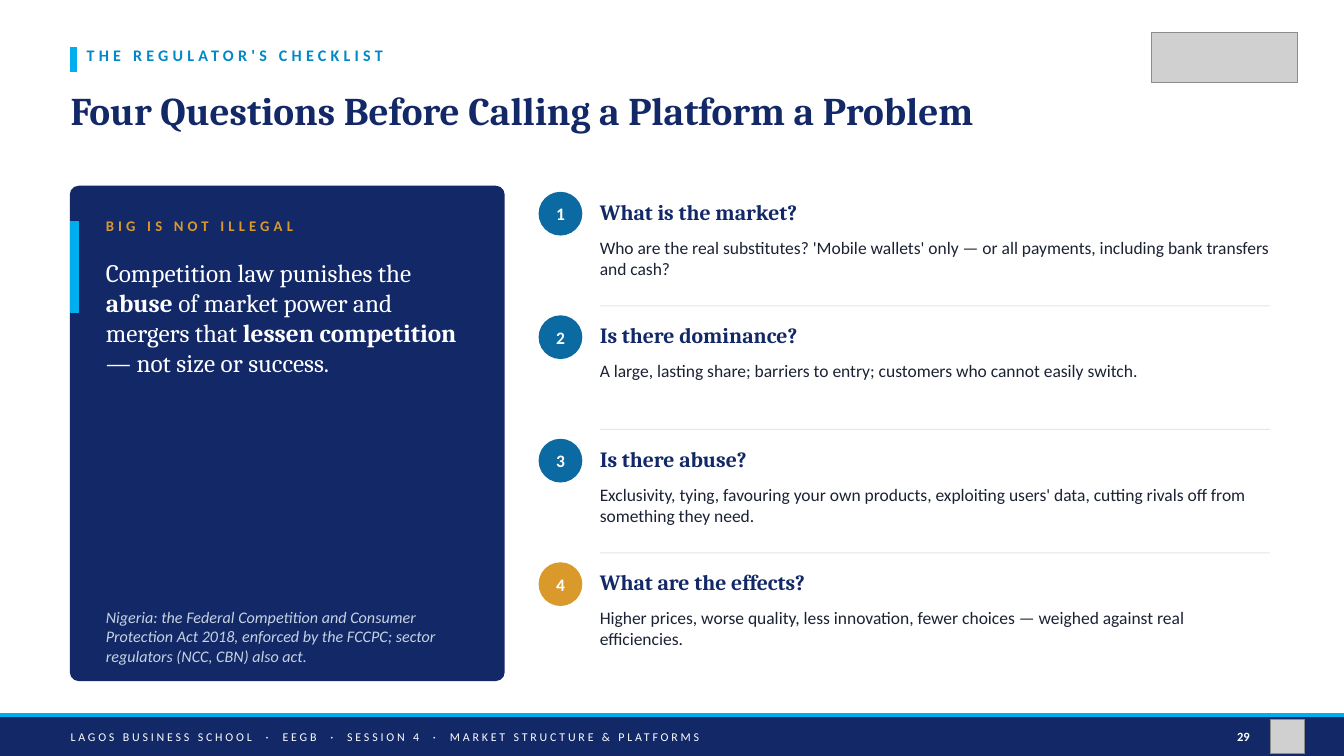
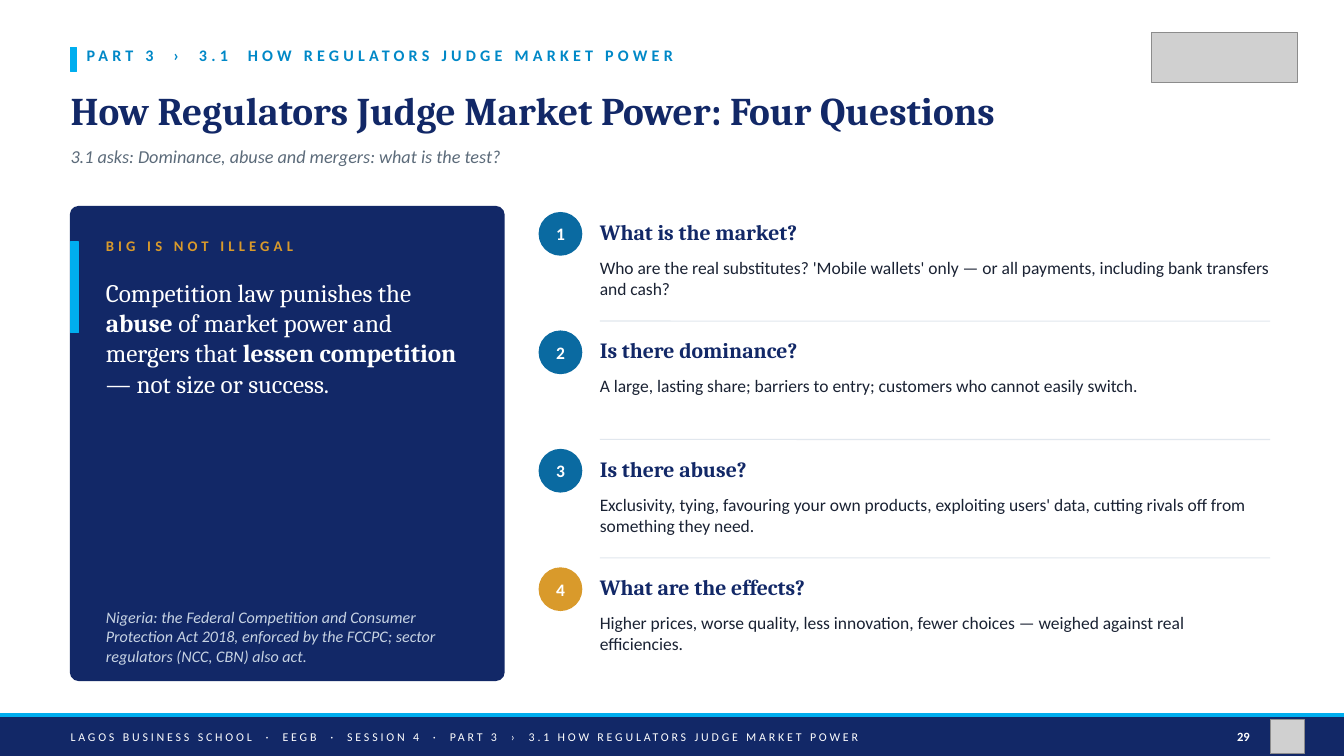
Before and after one commit to adibongo/eegb, a slide deck: slide 29 of sessions/s04/slides/EEGB_S04_Market_Structure_Platforms_Competition_Policy.pptx. Drawn at 1344x756 pixels with LibreOffice and Linux fonts; fonts in the diff are those of the drawing; grey boxes stand for pictures. Boxes give left, top, right and bottom in pixels: in the first picture for what was removed or moved away, otherwise in the second. Text is boxed around its words. In the diff, an @@ line names an element or a change of style, - is before the commit and + after.

```diff
--- a/sessions/s04/slides/EEGB_S04_Market_Structure_Platforms_Competition_Policy.pptx
+++ b/sessions/s04/slides/EEGB_S04_Market_Structure_Platforms_Competition_Policy.pptx
@@ text at box(145, 50, 228, 61): text changed @@
-THE REGULATOR'S CHECKLIST
+PART 3 › 3.1 HOW REGULATORS JUDGE MARKET POWER
@@ text at box(71, 97, 995, 134): text changed @@
-Four Questions Before Calling a Platform a Problem
+How Regulators Judge Market Power: Four Questions
@@ text added at box(71, 150, 501, 166), 13 pt, text #5C6B7A, italic @@
+3.1 asks: Dominance, abuse and mergers: what is the test?
@@ rounded rectangle: place and size @@
-rounded rectangle at box(71, 187, 504, 681)
+rounded rectangle at box(71, 207, 504, 681)
@@ 3 texts, 1 rectangle, 1 ellipse: place and size @@
-3 texts, 1 rectangle, 1 ellipse at box(71, 193, 797, 313)
+3 texts, 1 rectangle, 1 ellipse at box(71, 213, 797, 333)
@@ text "Who are the real substitutes? ...": place and size @@
-text "Who are the real substitutes? ..." at box(600, 242, 1269, 275)
+text "Who are the real substitutes? ..." at box(600, 262, 1269, 295)
@@ text "Competition law punishes the abuse ...": place and size @@
-text "Competition law punishes the abuse ..." at box(106, 264, 457, 373)
+text "Competition law punishes the abuse ..." at box(106, 284, 457, 394)
@@ 2 texts, 1 line, 1 ellipse: place and size @@
-2 texts, 1 line, 1 ellipse at box(539, 307, 1270, 358)
+2 texts, 1 line, 1 ellipse at box(539, 322, 1270, 374)
@@ text "A large, lasting share; barriers ...": place and size @@
-text "A large, lasting share; barriers ..." at box(600, 365, 1138, 380)
+text "A large, lasting share; barriers ..." at box(600, 380, 1138, 395)
@@ 2 texts, 1 ellipse, 1 line: place and size @@
-2 texts, 1 ellipse, 1 line at box(539, 430, 1270, 482)
+2 texts, 1 ellipse, 1 line at box(539, 440, 1270, 492)
@@ text "Exclusivity, tying, favouring your own ...": place and size @@
-text "Exclusivity, tying, favouring your own ..." at box(600, 489, 1245, 525)
+text "Exclusivity, tying, favouring your own ..." at box(600, 499, 1245, 535)
@@ 2 texts, 1 ellipse, 1 line: place and size @@
-2 texts, 1 ellipse, 1 line at box(539, 554, 1270, 605)
+2 texts, 1 ellipse, 1 line at box(539, 559, 1270, 610)
@@ text "Higher prices, worse quality, less ...": place and size @@
-text "Higher prices, worse quality, less ..." at box(600, 612, 1184, 645)
+text "Higher prices, worse quality, less ..." at box(600, 617, 1184, 650)
@@ text at box(71, 733, 549, 741): text changed @@
-LAGOS BUSINESS SCHOOL · EEGB · SESSION 4 · MARKET STRUCTURE & PLATFORMS
+LAGOS BUSINESS SCHOOL · EEGB · SESSION 4 · PART 3 › 3.1 HOW REGULATORS JUDGE MARKET POWER
```
Also in this commit, not shown: 38 other slides changed, 2 slides added, 1 slide removed, 11 other files.
